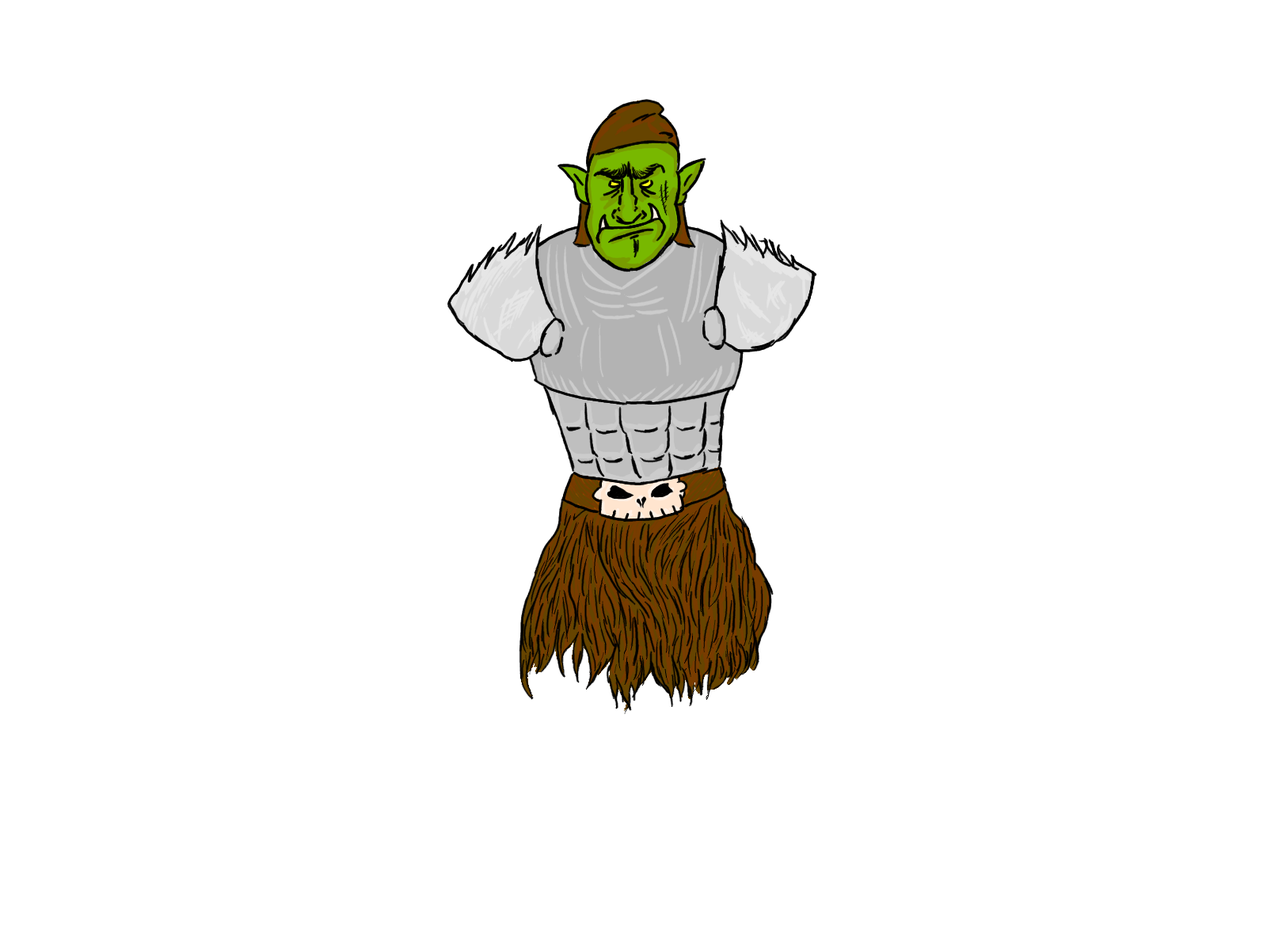
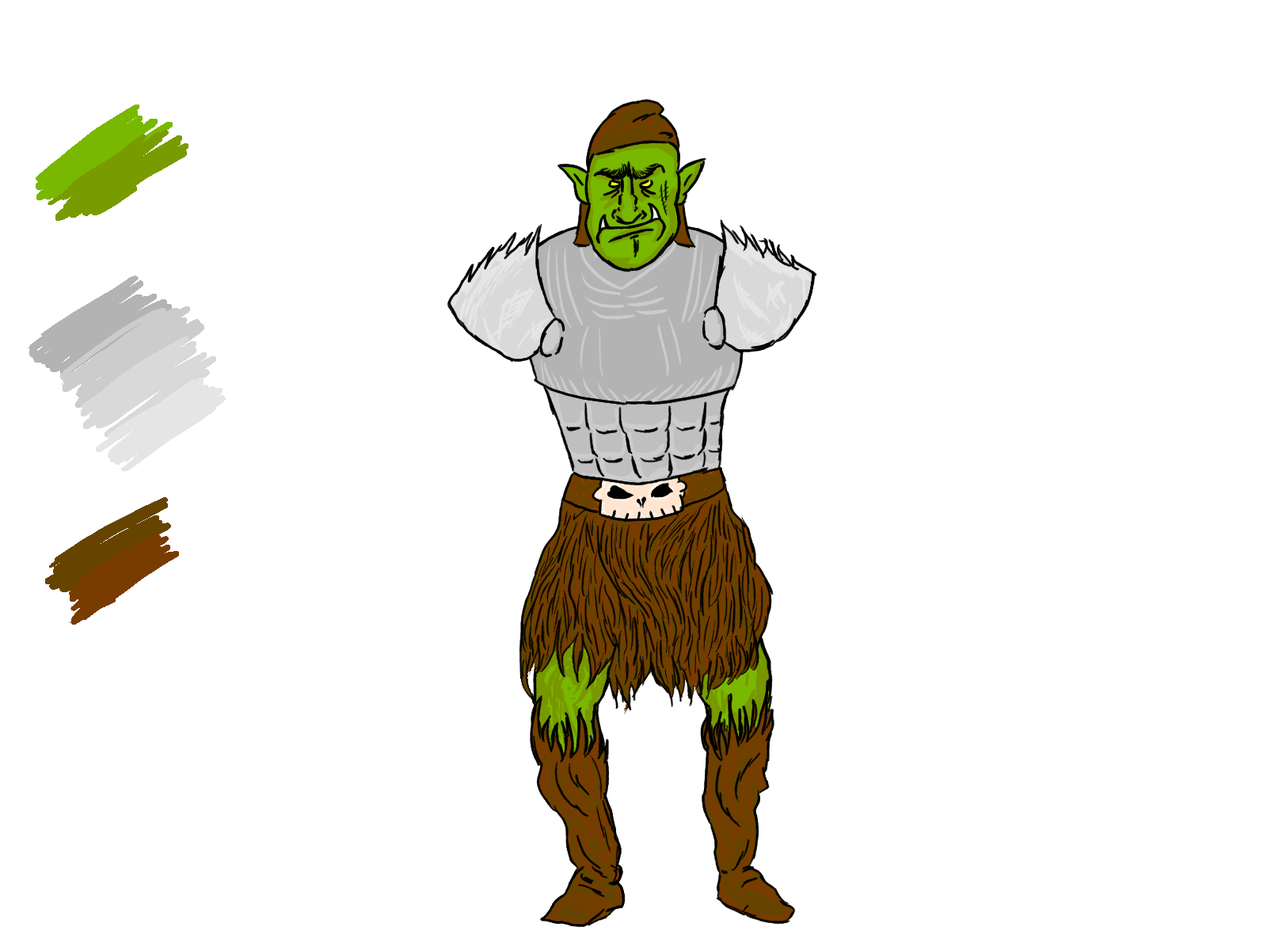
Layer changes from the first 1267 × 950 image to the second:
showed group "legs" (4 layers) over <box>529,635,796,928</box>
added layer "Warstwa #34" above "Tło" over <box>28,104,226,625</box>
